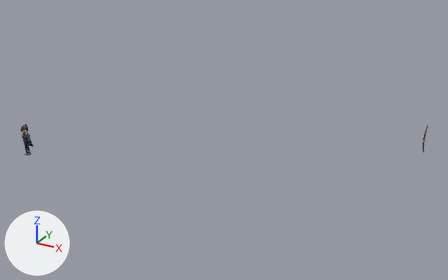
The glTF model public/models/mn_archer.glb, before and after one commit.
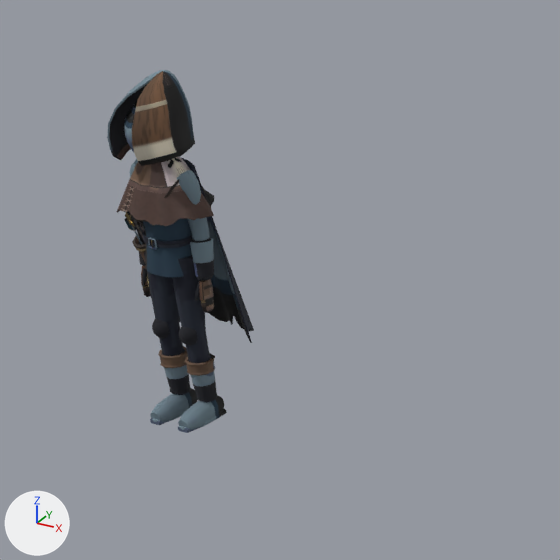
Each version is shown whole from a camera (50 mm lens) standing at (5.86, -5.32, 3.44) and looking at (2.86, 0.14, 0.71), then close up on the part from 2% to 14% of the width and 42% to 60% of the height. The axes (+X, +Y, +Z) are drawn at lower left. The lights are the same throughout. The last two pictures show the newer version. Vertices at exactly the same position are counted once.

Names of what the first close-up shows: 'mn_archer'.
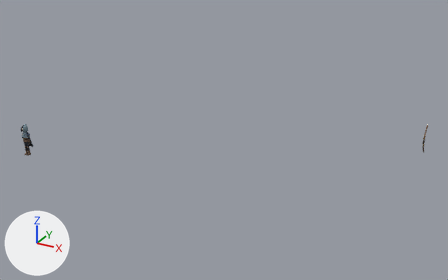
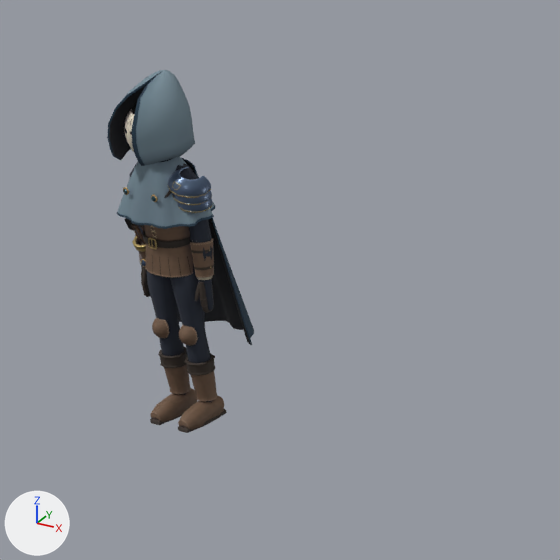
Boxes [x1, y1, x2, y2] around the edits, measured in the close-ups (560 x 560 px):
part 1 of me_mn_archer, reshaped
    before: [117, 159, 254, 403]
    after: [117, 158, 254, 403]
part 2 of me_mn_archer, surface changed
    both: [107, 70, 254, 433]

The change, as a diff of the scene's bpy script:
```diff
--- a/public/models/mn_archer.glb.py
+++ b/public/models/mn_archer.glb.py
@@ me_mn_archer @@
 # used by ob_mn_archer; location = (0.0, 0.0, 0.0)
-me_mn_archer.from_pydata(...)  # 4077 vertices, 7704 faces; spans x 0.0..0.13, y -0.138..-0.003, z 0.0..0.422
+me_mn_archer.from_pydata(...)  # 4993 vertices, 9432 faces; spans x 0.0..0.131, y -0.138..-0.003, z 0.0..0.422
+# me_mn_archer part 1: 105 vertices moved from x 0.004..0.13, y -0.13..-0.003, z 0.023..0.271 to x 0.004..0.13, y -0.13..-0.003, z 0.023..0.257; 383 vertices removed from x 0.013..0.117, y -0.103..-0.067, z 0.023..0.348; 1299 vertices added at x 0.009..0.131, y -0.123..-0.063, z 0.002..0.39
+# me_mn_archer part 2: 6876 kept faces spanning x 0.0..0.13, y -0.138..-0.003, z 0.0..0.422 get new texture (UV) coordinates
 me_mn_archer.materials.append(mat_mn_archer_main)
```
